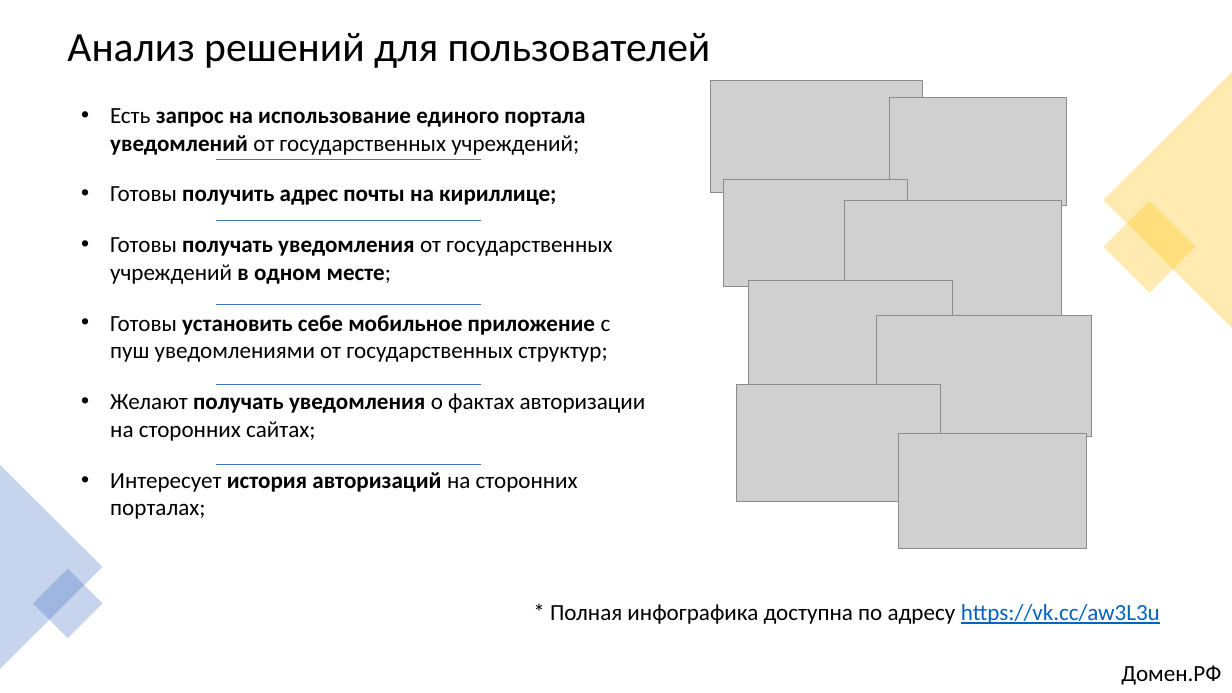
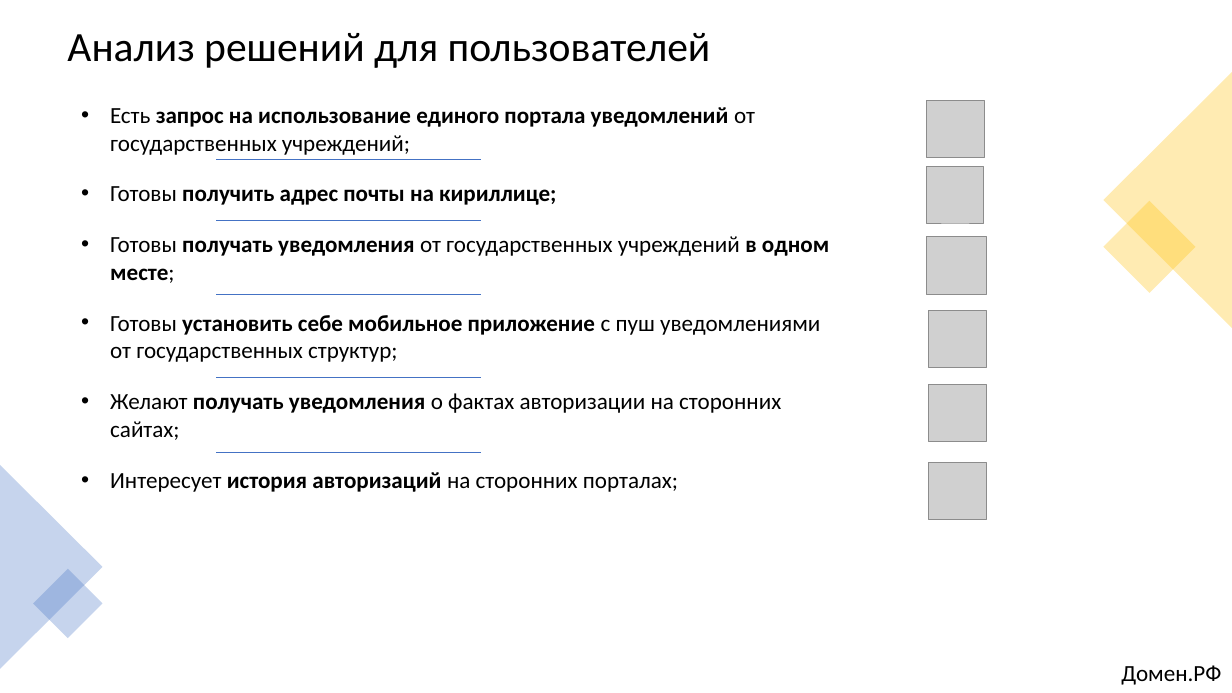
Before and after one commit to alexklippe/scryptedv2, a slide deck: slide 5 of Презентация_Команда Scrypted_кейс1.pptx. Drawn at 1232x693 pixels with LibreOffice and Linux fonts; fonts in the diff are those of the drawing; grey boxes stand for pictures. Boxes give left, top, right and bottom in pixels: in the first picture for what was removed or moved away, otherwise in the second. Text is boxed around its words. In the diff, an @@ line names an element or a change of style, - is before the commit and + after.

```diff
--- a/Презентация_Команда Scrypted_кейс1.pptx
+++ b/Презентация_Команда Scrypted_кейс1.pptx
@@ picture removed at box(711, 80, 922, 192) @@
@@ text "Есть запрос на использование единого ..." rewrapped from box(110, 108, 646, 519) to box(110, 107, 829, 492) @@
@@ picture removed at box(889, 97, 1067, 205) @@
@@ picture added at box(927, 101, 985, 158) @@
@@ picture added at box(927, 166, 983, 223) @@
@@ picture removed at box(724, 180, 908, 287) @@
@@ picture removed at box(845, 201, 1062, 322) @@
@@ picture added at box(927, 237, 986, 295) @@
@@ line moved from (216, 305) - (482, 305) to (216, 295) - (482, 295) @@
@@ picture removed at box(749, 280, 953, 396) @@
@@ picture removed at box(877, 316, 1092, 437) @@
@@ picture added at box(929, 311, 987, 367) @@
@@ line moved from (216, 384) - (482, 384) to (216, 377) - (482, 377) @@
@@ picture removed at box(737, 384, 941, 502) @@
@@ picture added at box(928, 384, 986, 441) @@
@@ picture removed at box(898, 434, 1086, 549) @@
@@ line moved from (216, 464) - (482, 464) to (216, 453) - (482, 453) @@
@@ picture added at box(929, 462, 986, 518) @@
@@ text removed at box(550, 604, 1160, 624) @@
-* Полная инфографика доступна по адресу https://vk.cc/aw3L3u
```
Also in this commit, not shown: 8 other slides changed, 6 other files.
